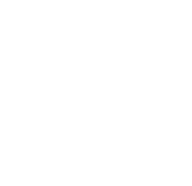
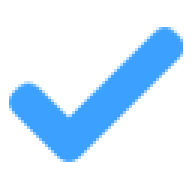
Revision of a layered (192, 186) image; what changed, layer by layer:
pixels changed over [left=9, top=27, right=183, bottom=162] (layer not identified)
